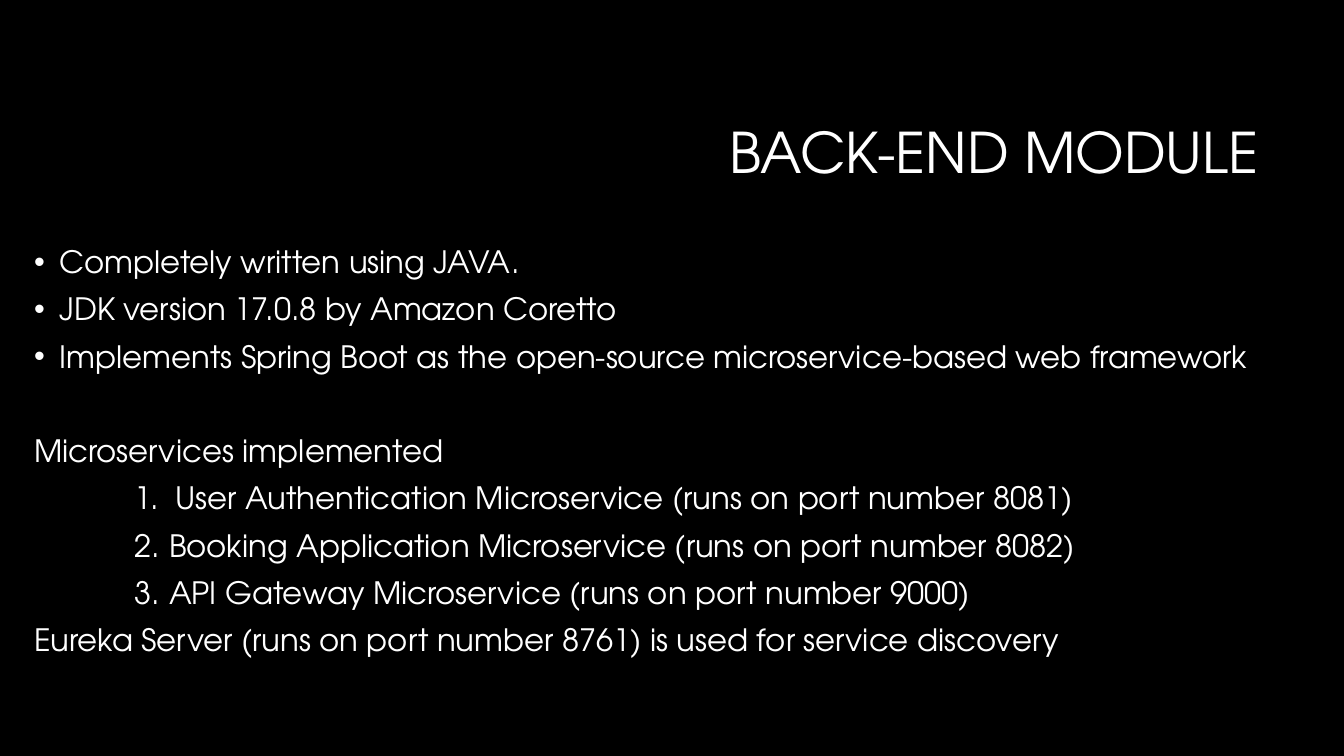
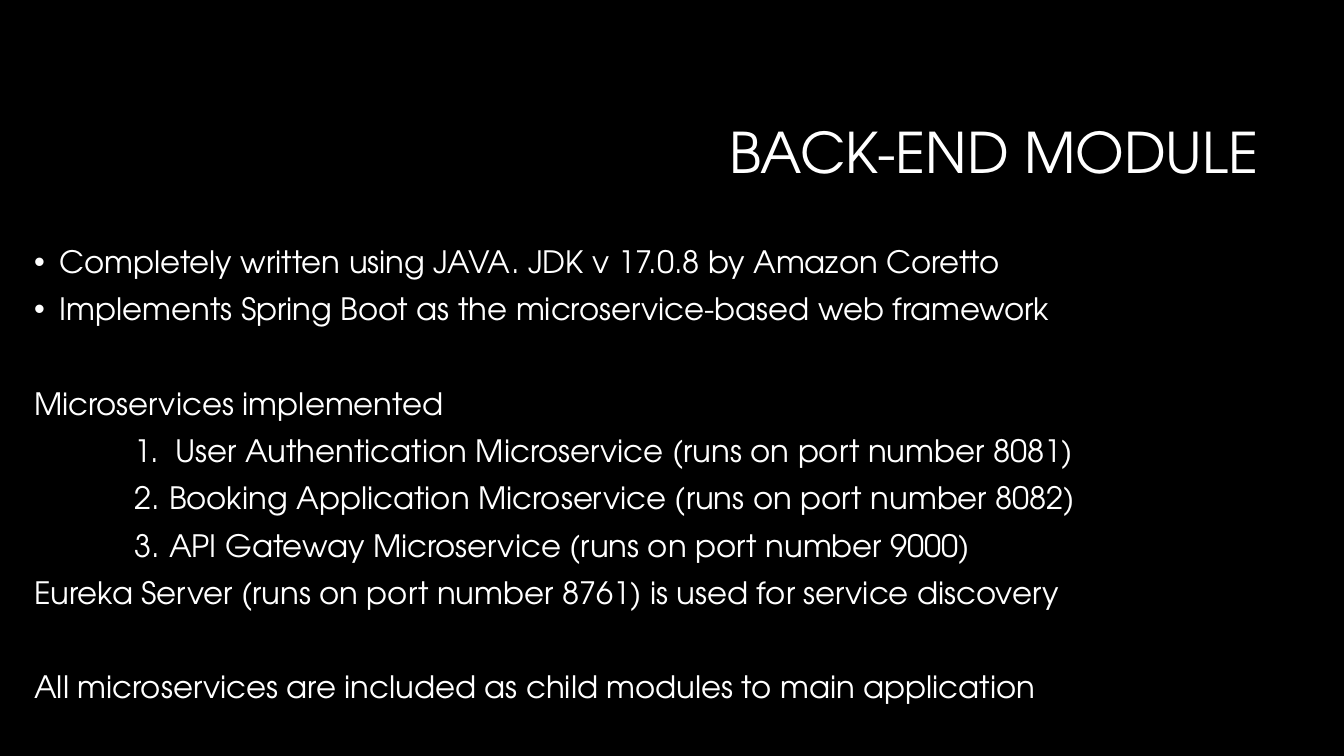
Before and after one commit to ashimaakash03/ride-booking-application, a slide deck: slide 4 of RideBookingApplication.pptx. Drawn at 1344x756 pixels with LibreOffice and Linux fonts; fonts in the diff are those of the drawing; background and template pictures are left out. Boxes give left, top, right and bottom in pixels: in the first picture for what was removed or moved away, otherwise in the second. Text is boxed around its words. In the diff, an @@ line names an element or a change of style, - is before the commit and + after.

```diff
--- a/RideBookingApplication.pptx
+++ b/RideBookingApplication.pptx
@@ text at bbox=[59, 250, 1050, 327]: text changed @@
-• Completely written using JAVA.
-• JDK version 17.0.8 by Amazon Coretto
-• Implements Spring Boot as the open-source microservice-based web framework
+• Completely written using JAVA. JDK v 17.0.8 by Amazon Coretto
+• Implements Spring Boot as the microservice-based web framework
@@ text at bbox=[34, 675, 1036, 704]: paragraph added @@
+All microservices are included as child modules to main application
```
Also in this commit, not shown: 10 slides added, 1 slide removed.
